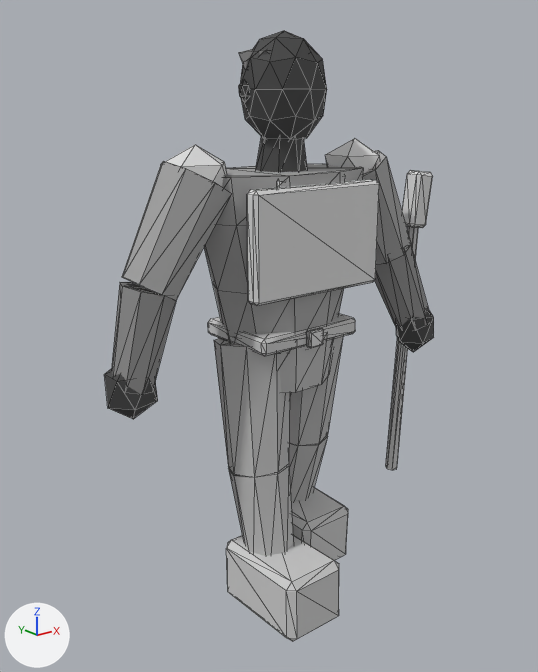
The glTF model assets/exports/npc/npc_guard_down_l_v01.glb, before and after one commit.
Both versions are drawn from a 50 mm camera at (-1.66, -2.007, 1.799) aimed at (-0.053, 0.002, 0.996). Lighting does not change. The marker at lower left points along +X, +Y and +Z. The first picture is the older version. Mesh edges are drawn as thin lines. Vertices at exactly the same position are counted once.

The scene before the commit, as lines of its bpy script (objects in view):
```python
me_geo_npc_guard_down_l_v01 = bpy.data.meshes.new('GEO_npc_guard_down_l_v01')
me_geo_npc_guard_down_l_v01.from_pydata(...)  # 512 vertices, 916 faces; spans x -0.68..0.74, y -0.38..0.26, z -0.01..2.02
me_geo_npc_guard_down_l_v01.materials.append(mat_mat_npc_indexed)
ob_geo_npc_guard_down_l_v01 = bpy.data.objects.new('GEO_npc_guard_down_l_v01', me_geo_npc_guard_down_l_v01)
ob_geo_npc_guard_down_l_v01.location = (0.0, 0.0, 0.0)
```
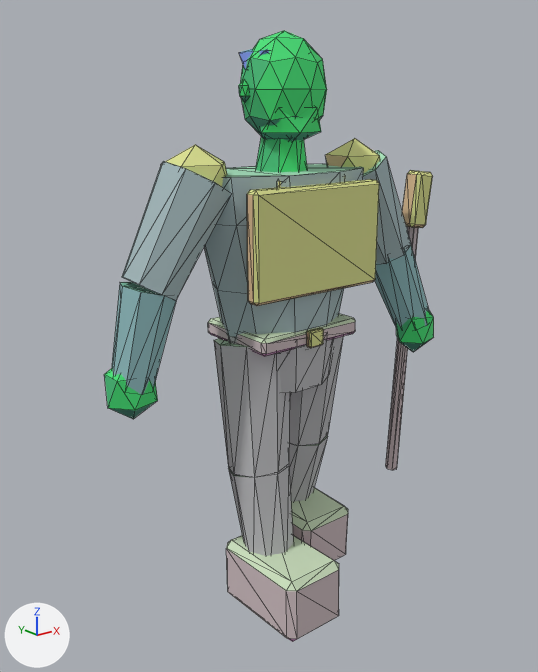
What differs and where, as boxes (x1, y1, x2, y2) in the pictures (538 x 672 px):
part 1 of me_geo_npc_guard_down_l_v01, added (green): after (260, 106, 321, 142)
part 2 of me_geo_npc_guard_down_l_v01, recoloured: (104, 31, 434, 642) in both

The edits, one by one:
me_geo_npc_guard_down_l_v01 is used by ob_geo_npc_guard_down_l_v01; location (0.0, 0.0, 0.0).
me_geo_npc_guard_down_l_v01 had 512 vertices, 916 faces and spanned x -0.68..0.74, y -0.38..0.26, z -0.01..2.02.
me_geo_npc_guard_down_l_v01 now has 524 vertices, 936 faces and spans x -0.68..0.74, y -0.38..0.26, z -0.01..2.02.
me_geo_npc_guard_down_l_v01 part 1: a new loose piece, an icosphere of 20 faces spanning x -0.11..0.11, y -0.14..0.07, z 1.66..1.83, in mat_mat_npc_indexed.
me_geo_npc_guard_down_l_v01 part 2: 916 kept faces spanning x -0.68..0.74, y -0.38..0.26, z -0.01..2.02 get new vertex colours.
